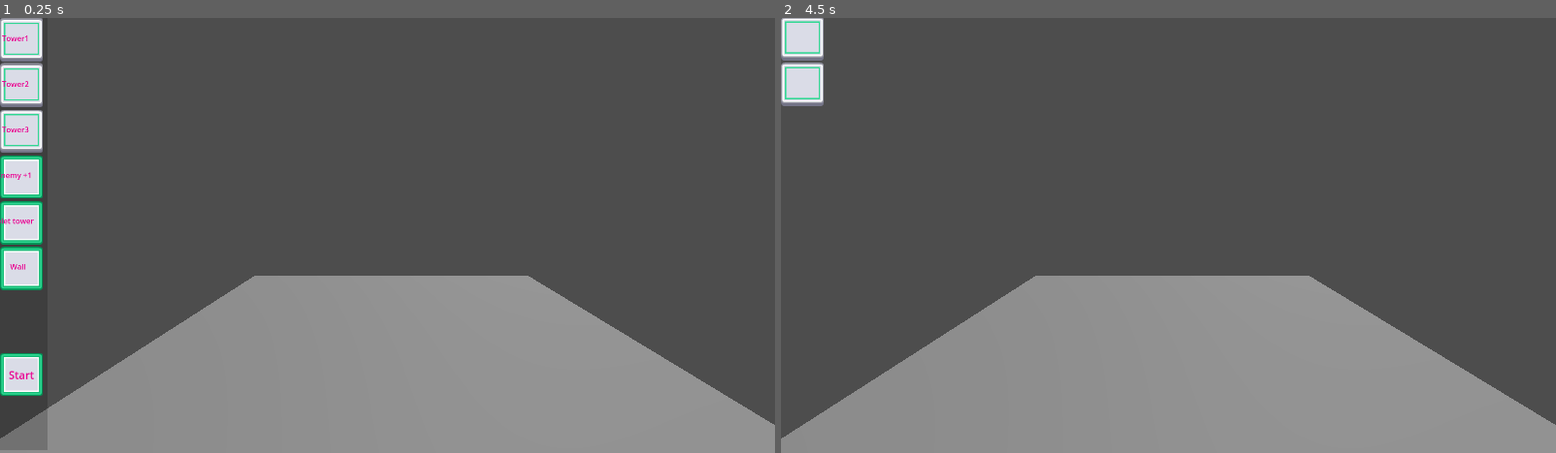
Above: before the commit, frames 1-2 (left to right).
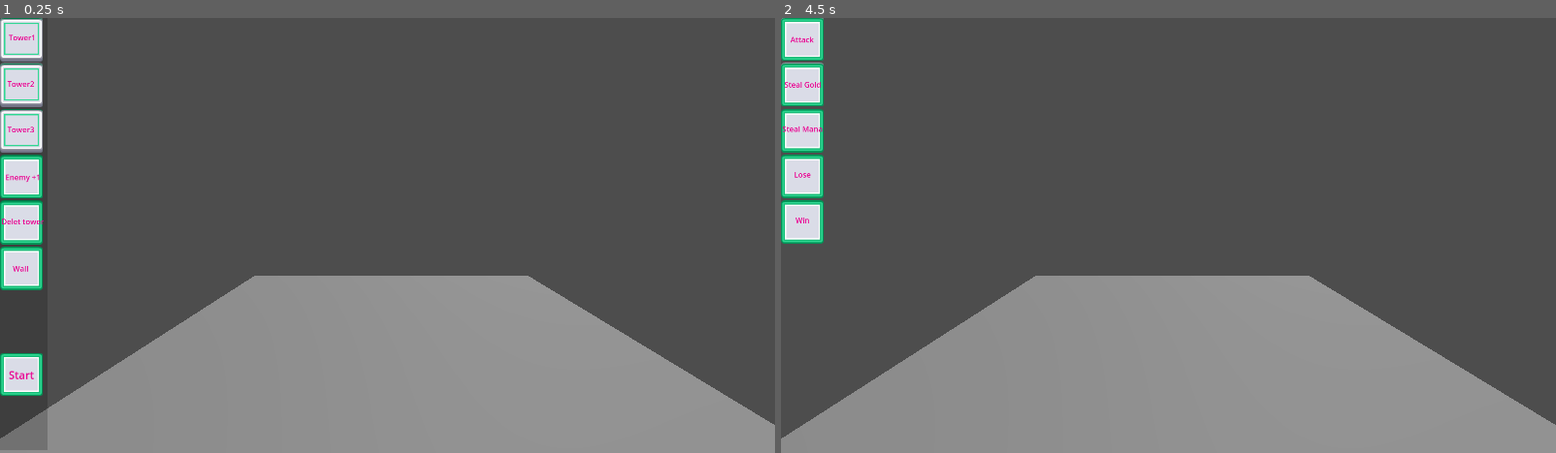
Above: after the commit, the same moments.

Repository: KenvaidGT/Wrath-of-Rawas
Game: Godot game, scene res://GameScenes/debug_lvl.tscn
Same seed, same stepped clock (60 frames per second), same inputs: the game is played once before the commit and once after it. This scene is started directly instead of the project's main scene.
Inputs (mouse positions are in pixels of both pictures, inside the frame that each line leads up to):
- Up to frame 1 (0.25 s): no input
- Up to frame 2 (4.5 s): click (804, 39) at 0.5 s, where only the run after the commit has a clickable "Attack"; click (804, 83) at 1.25 s, where only the run after the commit has a clickable "Steal Gold"; click (804, 131) at 2 s, where only the run after the commit has a clickable "Steal Mana"; click (804, 174) at 2.75 s, where only the run after the commit has a clickable "Lose"; click (804, 222) at 3.5 s, where only the run after the commit has a clickable "Win"; click "Start" at 4.25 s

The runs differ from the first frame. In frame 1, 0.3% of the frame differs, in the area x 0-6%, y 0-59%; in frame 2, 2.2%, in the area x 0-6%, y 0-52%.

Commit message:
Added wave ui

Diff:
--- a/UI/game_ui.tscn
+++ b/UI/game_ui.tscn
@@ -96,10 +96,10 @@
 anchor_top = 0.5
 anchor_right = 0.5
 anchor_bottom = 0.5
-offset_left = -29.0
-offset_top = -11.5
-offset_right = 29.0
-offset_bottom = 11.5
+offset_left = -19.0
+offset_top = -12.0
+offset_right = 39.0
+offset_bottom = 11.0
 grow_horizontal = 2
 grow_vertical = 2
 scale = Vector2(0.7, 0.7)
@@ -119,10 +119,10 @@
 anchor_top = 0.5
 anchor_right = 0.5
 anchor_bottom = 0.5
-offset_left = -29.0
-offset_top = -11.5
-offset_right = 29.0
-offset_bottom = 11.5
+offset_left = -21.0
+offset_top = -11.0
+offset_right = 37.0
+offset_bottom = 12.0
 grow_horizontal = 2
 grow_vertical = 2
 scale = Vector2(0.7, 0.7)
@@ -144,10 +144,10 @@
 anchor_top = 0.5
 anchor_right = 0.5
 anchor_bottom = 0.5
-offset_left = -29.0
-offset_top = -11.5
-offset_right = 29.0
-offset_bottom = 11.5
+offset_left = -21.0
+offset_top = -11.0
+offset_right = 37.0
+offset_bottom = 12.0
 grow_horizontal = 2
 grow_vertical = 2
 scale = Vector2(0.7, 0.7)
@@ -165,10 +165,10 @@
 anchor_top = 0.5
 anchor_right = 0.5
 anchor_bottom = 0.5
-offset_left = -37.5
-offset_top = -11.5
-offset_right = 37.5
-offset_bottom = 11.5
+offset_left = -24.0
+offset_top = -8.0
+offset_right = 51.0
+offset_bottom = 15.0
 grow_horizontal = 2
 grow_vertical = 2
 scale = Vector2(0.7, 0.7)
@@ -186,10 +186,10 @@
 anchor_top = 0.5
 anchor_right = 0.5
 anchor_bottom = 0.5
-offset_left = -45.5
-offset_top = -11.5
-offset_right = 45.5
-offset_bottom = 11.5
+offset_left = -30.0
+offset_top = -10.0
+offset_right = 61.0
+offset_bottom = 13.0
 grow_horizontal = 2
 grow_vertical = 2
 scale = Vector2(0.7, 0.7)
@@ -207,10 +207,10 @@
 anchor_top = 0.5
 anchor_right = 0.5
 anchor_bottom = 0.5
-offset_left = -17.0
-offset_top = -11.5
-offset_right = 17.0
-offset_bottom = 11.5
+offset_left = -13.0
+offset_top = -8.0
+offset_right = 21.0
+offset_bottom = 15.0
 grow_horizontal = 2
 grow_vertical = 2
 scale = Vector2(0.7, 0.7)
--- /dev/null
+++ b/UI/wave_ui.gd
@@ -0,0 +1,31 @@
+extends Control
+
+var HP = 10
+var Gold = 10
+var Mana = 10
+
+
+
+func _on_attack_pressed():
+	print("Hp -1")
+	HP -= 1
+	print(HP)
+
+func _on_steal_gold_pressed():
+	print("Gold -1")
+	Gold -= 1
+	print(Gold)
+
+
+func _on_steal_mana_pressed():
+	print("Mana -1")
+	Mana -= 1
+	print(Mana)
+
+
+func _on_lose_pressed():
+	print("You Lost")
+
+
+func _on_win_pressed():
+	print("You Won")
--- a/UI/wave_ui.tscn
+++ b/UI/wave_ui.tscn
@@ -1,6 +1,8 @@
-[gd_scene load_steps=2 format=3 uid="uid://8ta4yvucudcg"]
+[gd_scene load_steps=4 format=3 uid="uid://8ta4yvucudcg"]
 
 [ext_resource type="Texture2D" uid="uid://bl7yaiqialt8y" path="res://UI/Green/Default/button_square_depth_line.png" id="1_305k6"]
+[ext_resource type="Script" path="res://UI/wave_ui.gd" id="1_dsj6x"]
+[ext_resource type="Texture2D" uid="uid://duujvvxfjdtlr" path="res://UI/Green/Default/button_square_border.png" id="2_47dby"]
 
 [node name="wave_UI" type="Control"]
 layout_mode = 3
@@ -9,6 +11,7 @@
 anchor_bottom = 1.0
 grow_horizontal = 2
 grow_vertical = 2
+script = ExtResource("1_dsj6x")
 
 [node name="M" type="MarginContainer" parent="."]
 layout_mode = 1
@@ -39,3 +42,138 @@
 layout_mode = 2
 size_flags_horizontal = 0
 texture_normal = ExtResource("1_305k6")
+
+[node name="VB3" type="VBoxContainer" parent="."]
+custom_minimum_size = Vector2(60, 150)
+offset_right = 64.0
+offset_bottom = 648.0
+size_flags_horizontal = 0
+size_flags_vertical = 0
+
+[node name="Attack" type="TextureButton" parent="VB3"]
+layout_mode = 2
+texture_normal = ExtResource("2_47dby")
+
+[node name="Label" type="Label" parent="VB3/Attack"]
+modulate = Color(0.917647, 0, 0.564706, 1)
+layout_mode = 1
+anchors_preset = 8
+anchor_left = 0.5
+anchor_top = 0.5
+anchor_right = 0.5
+anchor_bottom = 0.5
+offset_left = -18.0
+offset_top = -8.0
+offset_right = 32.0
+offset_bottom = 15.0
+grow_horizontal = 2
+grow_vertical = 2
+scale = Vector2(0.7, 0.7)
+text = "Attack"
+horizontal_alignment = 1
+vertical_alignment = 1
+
+[node name="Steal Gold" type="TextureButton" parent="VB3"]
+layout_mode = 2
+texture_normal = ExtResource("2_47dby")
+
+[node name="Label" type="Label" parent="VB3/Steal Gold"]
+modulate = Color(0.917647, 0, 0.564706, 1)
+layout_mode = 1
+anchors_preset = -1
+anchor_left = 0.747
+anchor_top = 0.446
+anchor_right = 0.747
+anchor_bottom = 0.446
+offset_left = -42.808
+offset_top = -5.544
+offset_right = 36.192
+offset_bottom = 17.456
+grow_horizontal = 2
+grow_vertical = 2
+scale = Vector2(0.7, 0.7)
+text = "Steal Gold
+"
+horizontal_alignment = 1
+vertical_alignment = 1
+
+[node name="Steal Mana" type="TextureButton" parent="VB3"]
+layout_mode = 2
+texture_normal = ExtResource("2_47dby")
+
+[node name="Label" type="Label" parent="VB3/Steal Mana"]
+modulate = Color(0.917647, 0, 0.564706, 1)
+layout_mode = 1
+anchors_preset = 8
+anchor_left = 0.5
+anchor_top = 0.5
+anchor_right = 0.5
+anchor_bottom = 0.5
+offset_left = -30.0
+offset_top = -11.0
+offset_right = 56.0
+offset_bottom = 38.0
+grow_horizontal = 2
+grow_vertical = 2
+scale = Vector2(0.7, 0.7)
+text = "Steal Mana
+
+"
+horizontal_alignment = 1
+vertical_alignment = 1
+
+[node name="Lose" type="TextureButton" parent="VB3"]
+layout_mode = 2
+texture_normal = ExtResource("2_47dby")
+
+[node name="Label" type="Label" parent="VB3/Lose"]
+modulate = Color(0.917647, 0, 0.564706, 1)
+layout_mode = 1
+anchors_preset = 8
+anchor_left = 0.5
+anchor_top = 0.5
+anchor_right = 0.5
+anchor_bottom = 0.5
+offset_left = -30.0
+offset_top = -11.0
+offset_right = 56.0
+offset_bottom = 38.0
+grow_horizontal = 2
+grow_vertical = 2
+scale = Vector2(0.7, 0.7)
+text = "Lose
+
+"
+horizontal_alignment = 1
+vertical_alignment = 1
+
+[node name="Win" type="TextureButton" parent="VB3"]
+layout_mode = 2
+texture_normal = ExtResource("2_47dby")
+
+[node name="Label" type="Label" parent="VB3/Win"]
+modulate = Color(0.917647, 0, 0.564706, 1)
+layout_mode = 1
+anchors_preset = 8
+anchor_left = 0.5
+anchor_top = 0.5
+anchor_right = 0.5
+anchor_bottom = 0.5
+offset_left = -30.0
+offset_top = -11.0
+offset_right = 56.0
+offset_bottom = 38.0
+grow_horizontal = 2
+grow_vertical = 2
+scale = Vector2(0.7, 0.7)
+text = "Win
+
+"
+horizontal_alignment = 1
+vertical_alignment = 1
+
+[connection signal="pressed" from="VB3/Attack" to="." method="_on_attack_pressed"]
+[connection signal="pressed" from="VB3/Steal Gold" to="." method="_on_steal_gold_pressed"]
+[connection signal="pressed" from="VB3/Steal Mana" to="." method="_on_steal_mana_pressed"]
+[connection signal="pressed" from="VB3/Lose" to="." method="_on_lose_pressed"]
+[connection signal="pressed" from="VB3/Win" to="." method="_on_win_pressed"]
Not shown: 1 places in Main_menu/UI Scenes/LevelSelectScene.tscn that only renumber resources
Not shown: 1 places in UI/game_ui.tscn that only renumber resources
